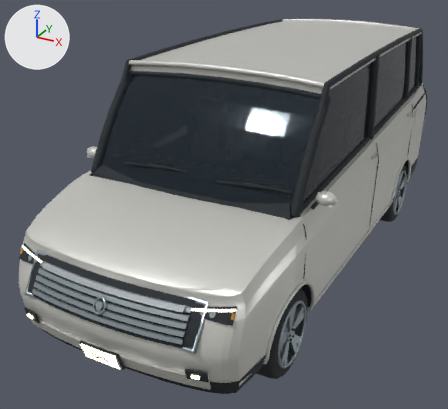
Renders of the glTF model content/entities/assets/molen/entities/vehicle/van/model.glb from each side of a commit.
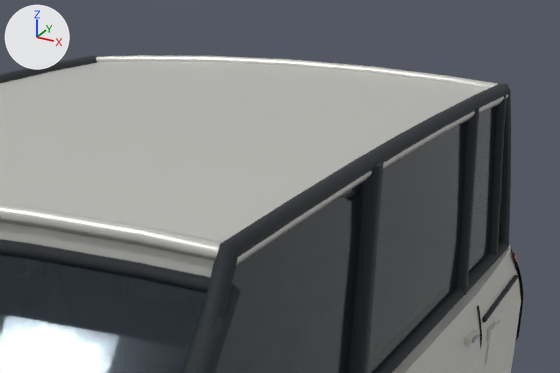
The first picture shows the older version from a 50 mm lens placed at (2.31, -5.01, 2.97), pointed at (-0.26, -0.34, 0.64). The close-ups show the older and then the newer version on the part from 56% to 98% of the width and 0% to 31% of the height of that picture. Only the edits that show in the close-ups are written down. Arrows for +X, +Y and +Z are at upper left; the lights stay in place. Where no turn or scale is listed for an object, it has been applied to the vertices.

Objects in the first close-up: 'body-shell-vehicle-paint-and-trim', 'doorFrontLeft-3', 'doorFrontLeft-6', 'doorRearLeft-0', 'doorRearLeft-3', 'doorRearLeft-5', 'exterior-fittings-rubber-and-trim', 'exterior-fittings-vehicle-paint-and-trim', 'glazing-clear-glazing' and 4 more.
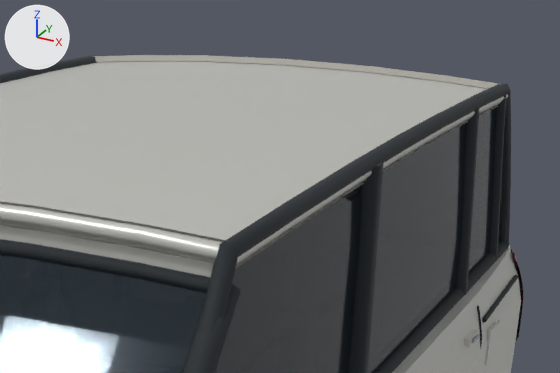
Where the newer file only moved an object's origin or applied its transform, the numbers keep the older frame.

Changed parts and their boxes (x1, y1, x2, y2) in the close-ups (560 x 373 px):
'cabin-liner', added (mostly hidden): after (0, 55, 498, 269)

The edits, one by one:
Material 'cabin-headliner' (mat_cabin_headliner) is new.
Its base color is (0.451, 0.434, 0.392) (grey #b3b0a8).
Its roughness is 0.95.
Mesh me_mesh_38_1 is new.
It has 736 vertices, 469 faces and spans x -0.88..0.88, y -1.54..1.54, z -0.07..0.07.
It uses material mat_cabin_headliner (grey #b3b0a8).
Object 'cabin-liner' (ob_cabin_liner) is new; it shows me_mesh_38_1.
Its location is (0.0, 0.639, 1.985).
